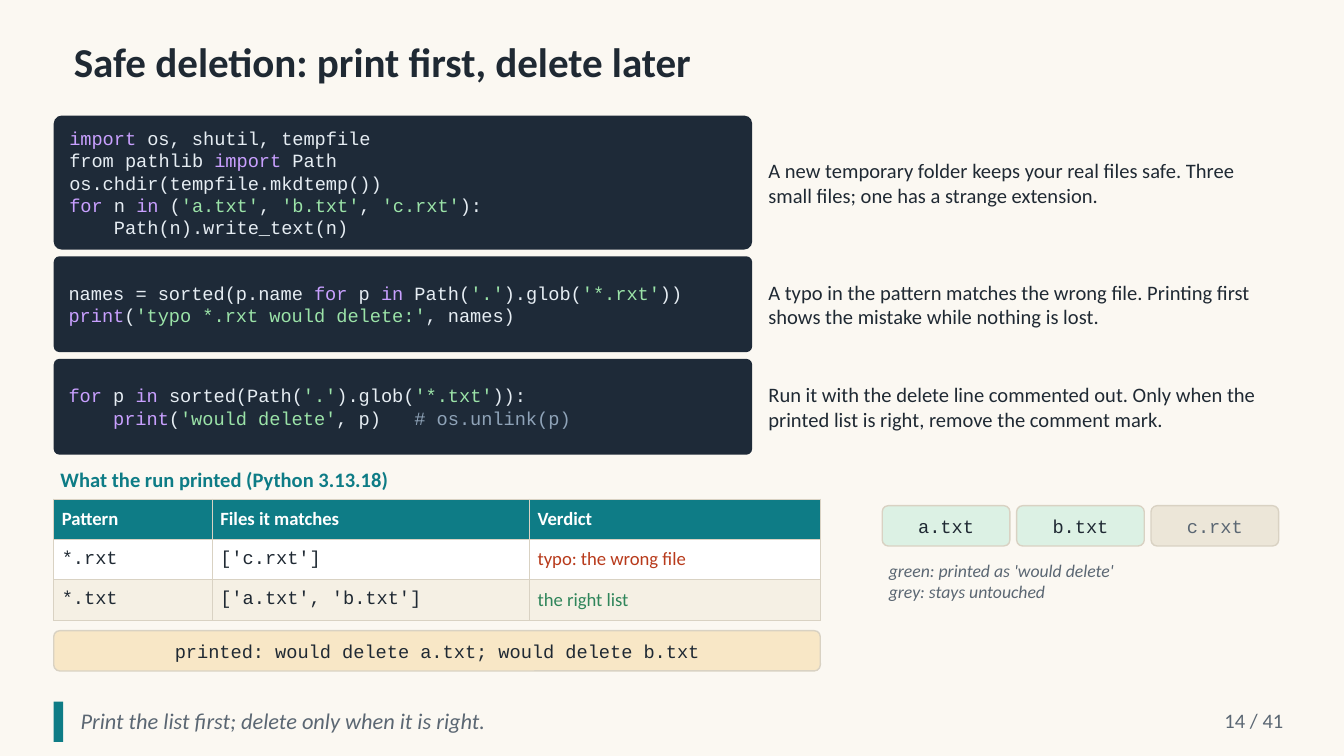
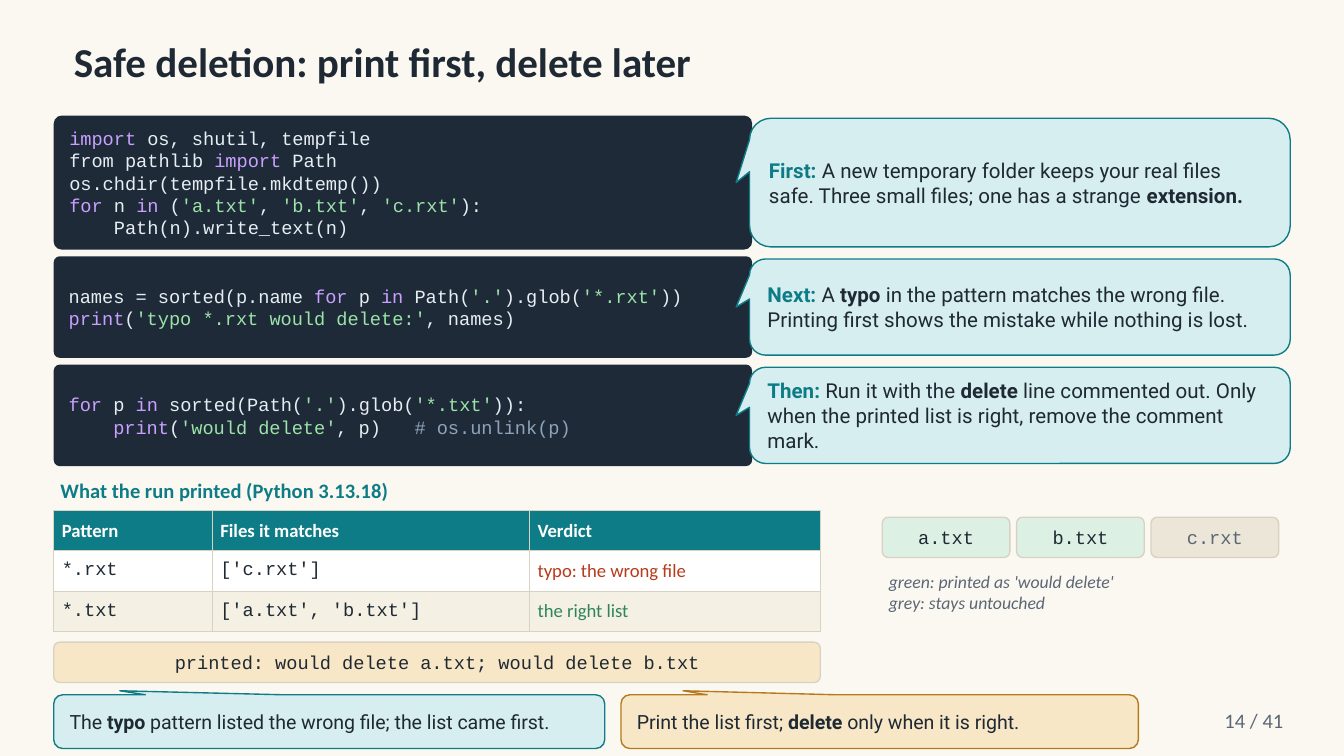
Before and after one commit to altunelyusuf/AdvancedProgrammingWithPython, a slide deck: slide 14 of 03-materials/ch11/SEN0414_Ch11_OrganizingFiles_3e_v3_0_0.pptx. Drawn at 1344x756 pixels with LibreOffice and Linux fonts; fonts in the diff are those of the drawing. Boxes give left, top, right and bottom in pixels: in the first picture for what was removed or moved away, otherwise in the second. Text is boxed around its words. In the diff, an @@ line names an element or a change of style, - is before the commit and + after.

```diff
--- a/03-materials/ch11/SEN0414_Ch11_OrganizingFiles_3e_v3_0_0.pptx
+++ b/03-materials/ch11/SEN0414_Ch11_OrganizingFiles_3e_v3_0_0.pptx
@@ rounded speech box "First: A new temporary folder ...": place and size @@
-rounded speech box "First: A new temporary folder ..." at <box>768,163,1234,207</box>
+rounded speech box "First: A new temporary folder ..." at <box>750,118,1290,247</box>
@@ text in rounded speech box at <box>769,162,1243,208</box>: text changed; font Calibri to Roboto @@
-A new temporary folder keeps your real files safe. Three small files; one has a strange extension.
+First: A new temporary folder keeps your real files safe. Three small files; one has a strange extension.
@@ rounded rectangle "names = sorted(p.name for p ...": place and size @@
-rounded rectangle "names = sorted(p.name for p ..." at <box>54,257,753,352</box>
+rounded rectangle "names = sorted(p.name for p ..." at <box>54,257,753,359</box>
@@ rounded speech box "Next: A typo in the ...": place and size @@
-rounded speech box "Next: A typo in the ..." at <box>768,285,1249,328</box>
+rounded speech box "Next: A typo in the ..." at <box>750,259,1290,356</box>
@@ text in rounded speech box at <box>767,286,1247,332</box>: text changed; font Calibri to Roboto @@
-A typo in the pattern matches the wrong file. Printing first shows the mistake while nothing is lost.
+Next: A typo in the pattern matches the wrong file. Printing first shows the mistake while nothing is lost.
@@ rounded rectangle "for p in sorted(Path('.').glob('*.txt')):": place and size @@
-rounded rectangle "for p in sorted(Path('.').glob('*.txt')):" at <box>54,359,753,454</box>
+rounded rectangle "for p in sorted(Path('.').glob('*.txt')):" at <box>54,364,753,466</box>
@@ 4 rounded rectangles, 2 texts, 1 table, 1 rounded speech box: place and size @@
-4 rounded rectangles, 2 texts, 1 table, 1 rounded speech box at <box>54,387,1278,671</box>
+4 rounded rectangles, 2 texts, 1 table, 1 rounded speech box at <box>54,367,1290,683</box>
@@ fill none to #D7EEF0; outline none to #0E7C86 0.75 pt in 3 elements at <box>750,118,1290,247</box>, <box>750,259,1290,356</box>, <box>750,367,1290,464</box> @@
@@ text in rounded speech box at <box>767,382,1256,448</box>: text changed; font Calibri to Roboto @@
-Run it with the delete line commented out. Only when the printed list is right, remove the comment mark.
+Then: Run it with the delete line commented out. Only when the printed list is right, remove the comment mark.
@@ rectangle removed at <box>54,702,63,742</box> @@
@@ rounded speech box added at <box>54,695,605,749</box>, fill #D7EEF0, outline #0E7C86 0.75 pt, 10.5 pt, text #1F2933 @@
+The typo pattern listed the wrong file; the list came first.
@@ rounded speech box "Print the list first; delete ...": place and size @@
-rounded speech box "Print the list first; delete ..." at <box>81,713,485,733</box>
+rounded speech box "Print the list first; delete ..." at <box>621,695,1138,749</box>
@@ rounded speech box "Print the list first; delete ..." at <box>621,695,1138,749</box>: size 12 to 10.5 pt, font Calibri to Roboto, text colour #5B6773 to #1F2933, italic off; bold on in "delete"; fill none to #F8E7C6; outline none to #B7791F 0.75 pt @@
```
Also in this commit, not shown: 30 other slides changed, 18 other files.
